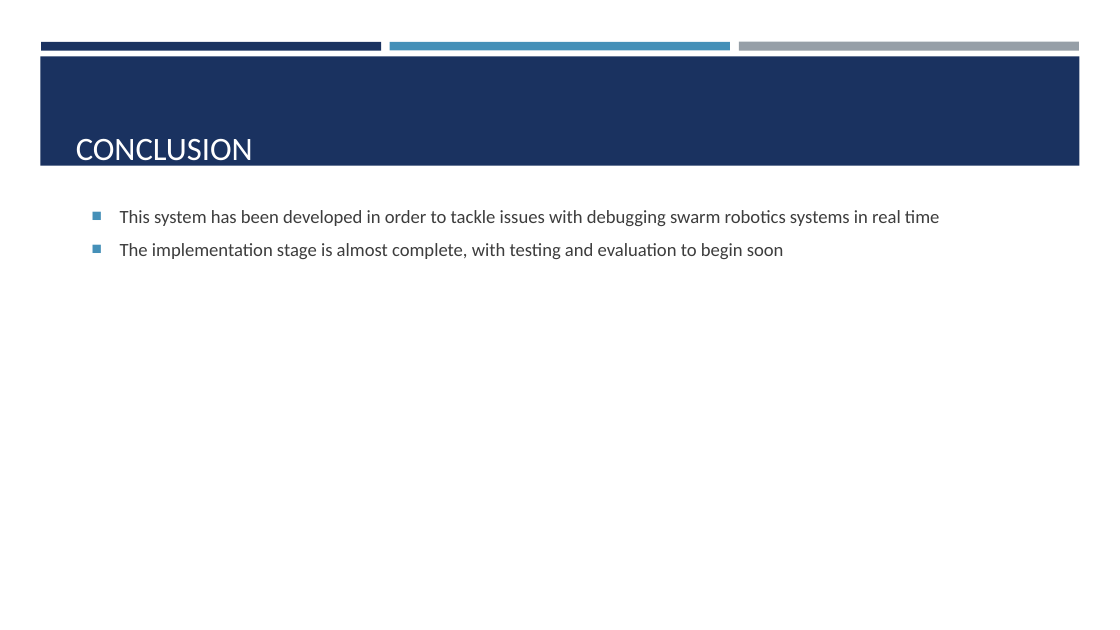
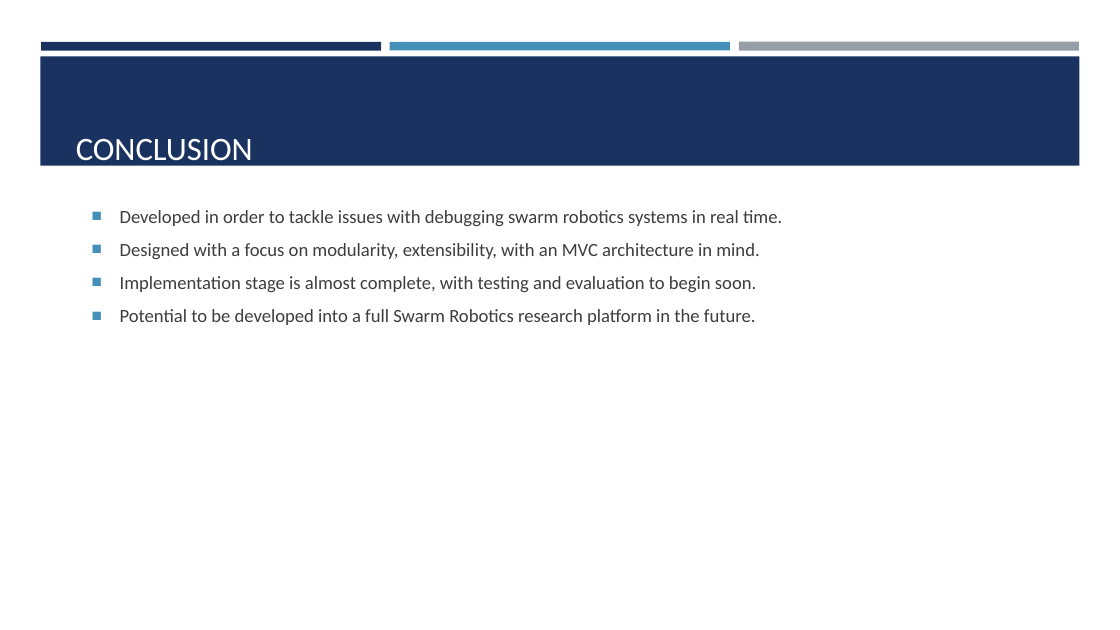
Before and after one commit to ajewers/SwarmDebug, a slide deck: slide 17 of Presentation/Project Presentation.pptx. Drawn at 1120x630 pixels with LibreOffice and Linux fonts; fonts in the diff are those of the drawing. Boxes give left, top, right and bottom in pixels: in the first picture for what was removed or moved away, otherwise in the second. Text is boxed around its words. In the diff, an @@ line names an element or a change of style, - is before the commit and + after.

```diff
--- a/Presentation/Project Presentation.pptx
+++ b/Presentation/Project Presentation.pptx
@@ text at (x1=120, y1=210, x2=782, y2=325): text changed @@
-  ■ This system has been developed in order to tackle issues with debugging swarm robotics systems in real time
-  ■ The implementation stage is almost complete, with testing and evaluation to begin soon
+  ■ Developed in order to tackle issues with debugging swarm robotics systems in real time.
+  ■ Designed with a focus on modularity, extensibility, with an MVC architecture in mind.
+  ■ Implementation stage is almost complete, with testing and evaluation to begin soon.
+  ■ Potential to be developed into a full Swarm Robotics research platform in the future.
```
Also in this commit, not shown: 5 other slides changed, 1 other file.
